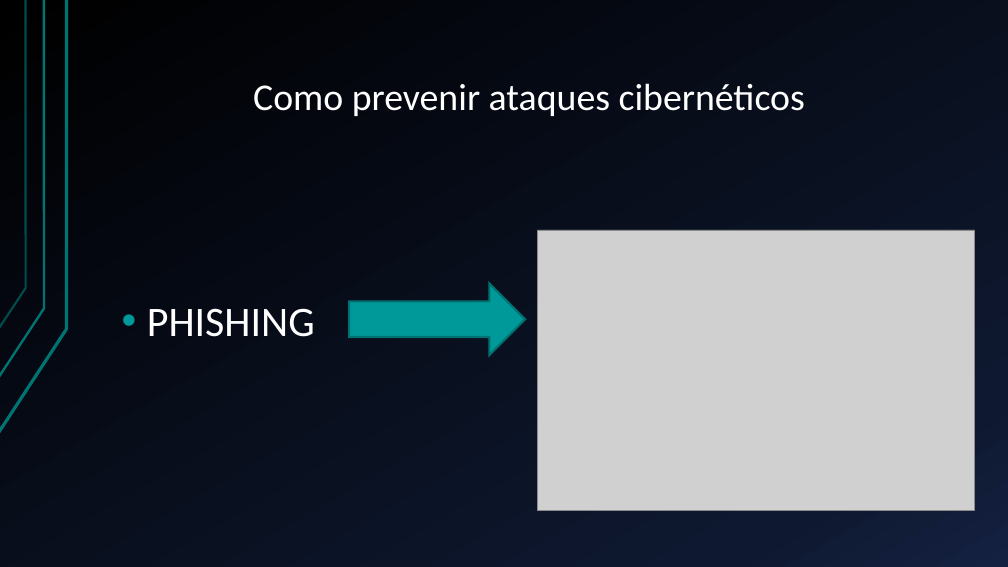
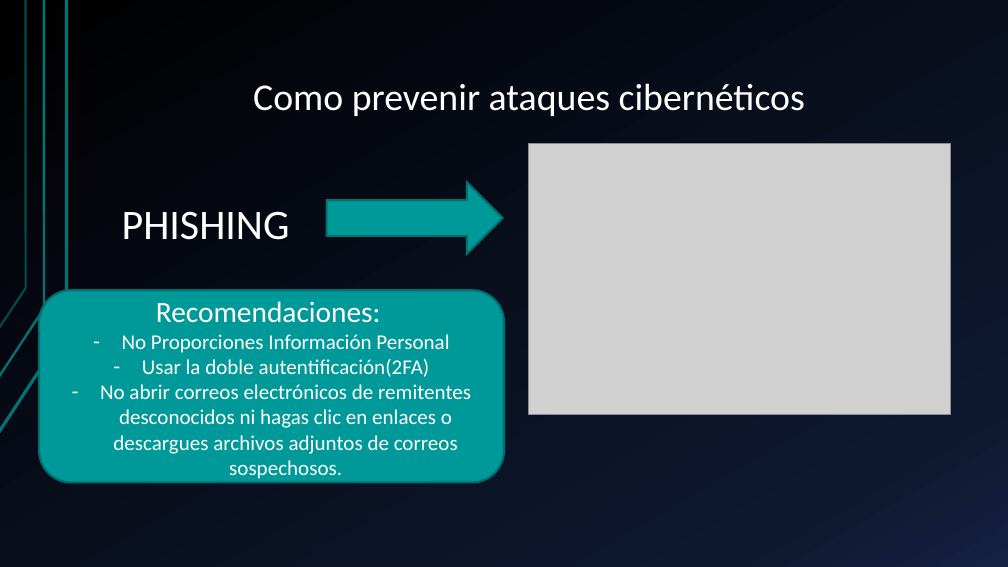
Before and after one commit to Zangetsupwr/Repositorio2, a slide deck: slide 6 of Seguridad Informatica.pptx. Drawn at 1008x567 pixels with LibreOffice and Linux fonts; fonts in the diff are those of the drawing; grey boxes stand for pictures. Boxes give left, top, right and bottom in pixels: in the first picture for what was removed or moved away, otherwise in the second. Text is boxed around its words. In the diff, an @@ line names an element or a change of style, - is before the commit and + after.

```diff
--- a/Seguridad Informatica.pptx
+++ b/Seguridad Informatica.pptx
@@ text "PHISHING" at bbox=[122, 211, 290, 240]: bullet • to none @@
@@ picture: place and size @@
-picture at bbox=[538, 230, 975, 510]
+picture at bbox=[529, 144, 951, 415]
@@ right arrow: place and size @@
-right arrow at bbox=[349, 284, 526, 355]
+right arrow at bbox=[327, 182, 503, 253]
@@ rounded rectangle added at bbox=[39, 290, 504, 482], fill #009999, outline #007171 2 pt, 20 pt, text #FFFFFF @@
+Recomendaciones:
+– No Proporciones Información Personal
+– Usar la doble autentificación(2FA)
+– No abrir correos electrónicos de remitentes desconocidos ni hagas clic en enlaces o descargues archivos adjuntos de correos sospechosos.
```
Also in this commit, not shown: 3 other slides changed, 2 slides added.
